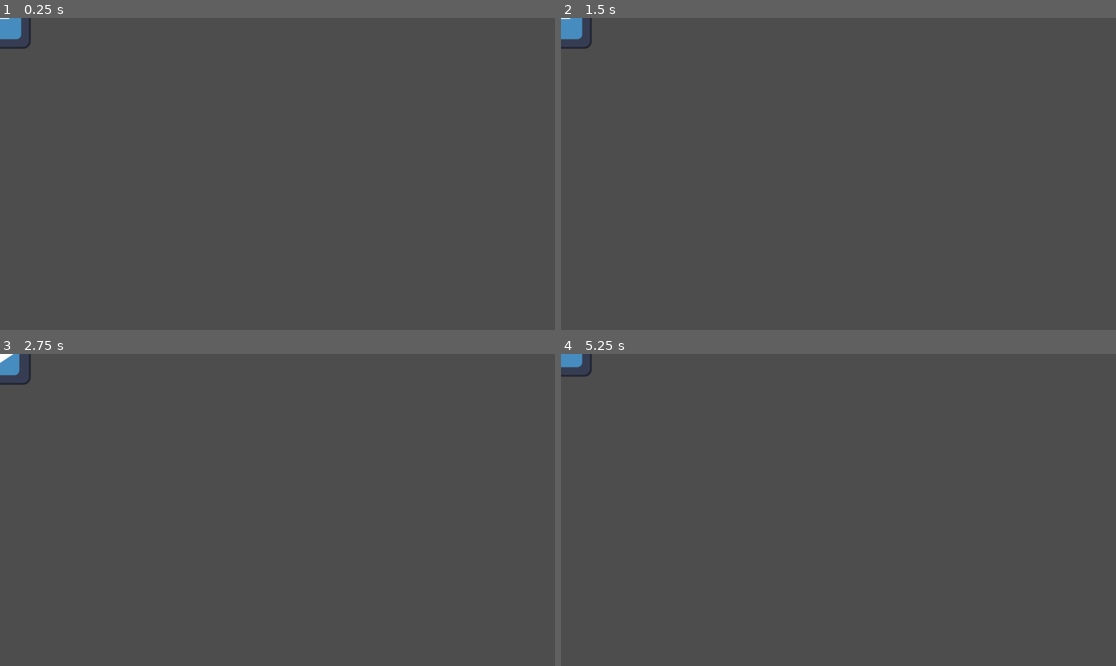
Above: before the commit, frames 1-4 (two rows, left to right).
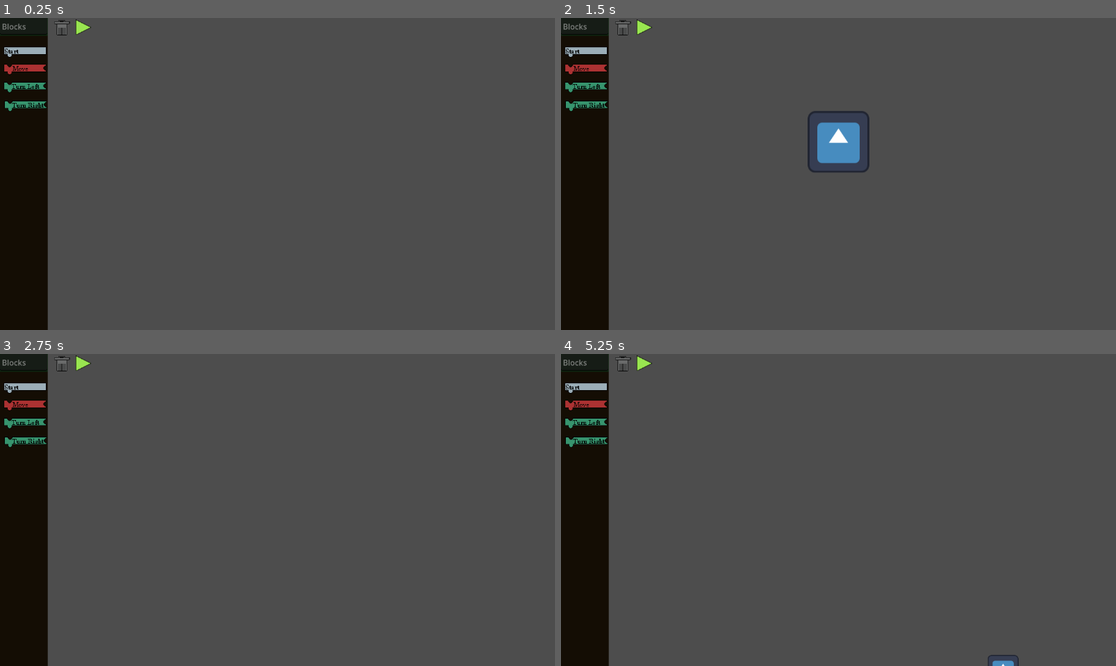
Above: after the commit, the same moments.

Repository: MoonBasedKas/pizzaProtocol
Game: Godot game, scene res://scenes/level1.tscn
The game is run twice, just before and just after one commit, with the same random seed, the same clock (stepped at 60 frames per second) and the same inputs. This scene is started directly instead of the project's main scene. The engine's default icon, where the game draws it, is replaced by a stand-in: a white triangle on a blue panel in a dark square.
Inputs (mouse positions are in pixels of both pictures, inside the frame that each line leads up to):
- Up to frame 1 (0.25 s): no input
- Up to frame 2 (1.5 s): tap Enter at 0.5 s; move the mouse to (960, 158) at 0.52 s; click (960, 158) at 0.6 s; tap Space (pause) at 1.25 s; move the mouse to (727, 189) at 1.27 s; tap Down (scroll_Down) at 1.35 s; click (727, 189) at 1.42 s
- Up to frame 3 (2.75 s): tap Enter at 2 s; move the mouse to (333, 441) at 2.02 s; hold Left (scroll_Left) from 2.03 s (still down); click (333, 441) at 2.17 s
- Up to frame 4 (5.25 s): move the mouse to (810, 572) at 2.77 s; release Left (scroll_Left) at 2.78 s; tap Right (scroll_Right) at 2.85 s; click (810, 572) at 2.92 s; tap Space (pause) at 3.5, 4.15, 5 s; move the mouse to (1005, 556) at 3.52 s; hold Up (scroll_Up) 3.53-4.28 s; click (1005, 556) at 3.67 s; tap Enter at 4.25 s; move the mouse to (672, 463) at 4.27 s; tap Shift (speed_Up_Scroll) at 4.35 s; click (672, 463) at 4.42 s; move the mouse to (866, 510) at 5.02 s; tap - (zoom_In) at 5.1 s; click (866, 510) at 5.17 s

The runs differ from the first frame. In frame 1, 8.8% of the frame differs, in the area x 0-17%, y 0-100%; in frame 2, 10%, in the area x 0-56%, y 0-100%; in frame 3, 8.8%; in frame 4, 8.9%.
Error after the commit: Invalid call. Nonexistent function 'getBelow' in base 'Nil'. (res://scenes/code_menu.gd:75)

Commit message:
Program now moves player

Diff:
--- a/pizzaprotocol/Interpreter.gd
+++ b/pizzaprotocol/Interpreter.gd
@@ -12,22 +12,21 @@
 
 ## Begins program execution.
 func execute():
+	print(startPoint)
 	var instructions = startPoint
 	var vars = {}
 	var temp = null
 	for ins in instructions:
-		print(ins.name)
-	return
-	for ins in instructions:
+		ins.exec(self, vars)
 		# Function calls without variables, variables will handle it differently.
-		if ins.instructionType == "FunctionCall":
-			temp = self.functions.get(ins.Name ,null)
-			if temp != null:
-				execFunction(self.functions[ins.Name])
-			else:
-				raiseError()
-		else:
-			ins.exec(self, vars)
+		#if ins.instructionType == "FunctionCall":
+			#temp = self.functions.get(ins.Name ,null)
+			#if temp != null:
+				#execFunction(self.functions[ins.Name])
+			#else:
+				#raiseError()
+		#else:
+			#ins.exec(self, vars)
 
 
 	pass
@@ -60,8 +59,8 @@
 func printInstructions():
 	print(self.startPoint)
 
-func setPlayer(player):
-	player = player
+func setPlayer(progPlayer):
+	player = progPlayer
 
 func getPlayer():
 	return player
--- a/pizzaprotocol/codeBlocks/codeExec/Move.gd
+++ b/pizzaprotocol/codeBlocks/codeExec/Move.gd
@@ -5,7 +5,7 @@
 
 ## Moves the player forward a specified amount.
 func exec(inter: Interpreter, vars):
-	inter.getPlayer().move()
+	Interpreter.getPlayer().move()
 	return
 
 ## Turns it into a nice executable form albiet this should be taken care of.
--- a/pizzaprotocol/codeBlocks/codeFolder/blockBodyCode/MoveBlockScript.gd
+++ b/pizzaprotocol/codeBlocks/codeFolder/blockBodyCode/MoveBlockScript.gd
@@ -9,4 +9,6 @@
 
 
 func returnSelf():
-	return move.new()
+	var temp = move.new()
+	print(temp)
+	return temp
--- a/pizzaprotocol/scenes/code_menu.gd
+++ b/pizzaprotocol/scenes/code_menu.gd
@@ -7,6 +7,8 @@
 var start = null
 var startBlock = false
 var compiled = false
+var readyToPause = false
+
 
 
 func _ready():
@@ -18,8 +20,9 @@
 		if not compiled:
 			compileBlocks()
 			compiled = true
+			readyToPause = true
 #		BEGIN THE GAUNTLET! WILL SWAP SCENES!
-		Interpreter.execute()
+		#Interpreter.execute()
 		pass
 	else:
 		createNodes()
@@ -80,6 +83,6 @@
 func getBlocks(head, name):
 	var temp = head
 	while head != null:
-		Interpreter.addInstruction(head, name)
+		Interpreter.addInstruction(head.returnSelf(), name)
 		head = head.getBelow()
 	return 0
--- a/pizzaprotocol/scenes/level1.tscn
+++ b/pizzaprotocol/scenes/level1.tscn
@@ -1,7 +1,17 @@
-[gd_scene load_steps=2 format=3 uid="uid://24bwf87la4hx"]
+[gd_scene load_steps=5 format=3 uid="uid://24bwf87la4hx"]
 
 [ext_resource type="PackedScene" uid="uid://ug7awd5fmo3k" path="res://scenes/player.tscn" id="1_g2h75"]
+[ext_resource type="Script" uid="uid://cv3kq33j4i34h" path="res://scenes/level_1.gd" id="1_wwpf4"]
+[ext_resource type="PackedScene" uid="uid://cqcoknf12ki0m" path="res://scenes/codeMenu.tscn" id="2_m7ahb"]
+[ext_resource type="Script" uid="uid://bcexs8bs4c5f2" path="res://scenes/level_container.gd" id="3_dwgg1"]
 
-[node name="Node2D" type="Node2D"]
+[node name="level1" type="Node2D"]
+script = ExtResource("1_wwpf4")
 
-[node name="Player" parent="." instance=ExtResource("1_g2h75")]
+[node name="CodeEditor" parent="." instance=ExtResource("2_m7ahb")]
+
+[node name="LevelContainer" type="Node2D" parent="."]
+visible = false
+script = ExtResource("3_dwgg1")
+
+[node name="Player" parent="LevelContainer" instance=ExtResource("1_g2h75")]
--- /dev/null
+++ b/pizzaprotocol/scenes/level_1.gd
@@ -0,0 +1,14 @@
+extends Node2D
+
+var exec = false
+
+func _ready():
+	pass
+
+func _physics_process(delta):
+	var temp = get_node("CodeEditor")
+	if temp.readyToPause:
+		temp.visible = false
+		temp = get_node("LevelContainer")
+		temp.visible = true
+	return
--- /dev/null
+++ b/pizzaprotocol/scenes/level_container.gd
@@ -0,0 +1,13 @@
+extends Node2D
+
+var exec = true
+
+func _physics_process(delta):
+	if self.visible:
+		Interpreter.setPlayer(get_node("Player"))
+		if exec:
+			exec = false
+			Interpreter.execute()
+
+func _ready():
+	Interpreter.setPlayer(get_node("Player"))
Not shown, added: pizzaprotocol/scenes/level_1.gd.uid
Not shown, added: pizzaprotocol/scenes/level_container.gd.uid
